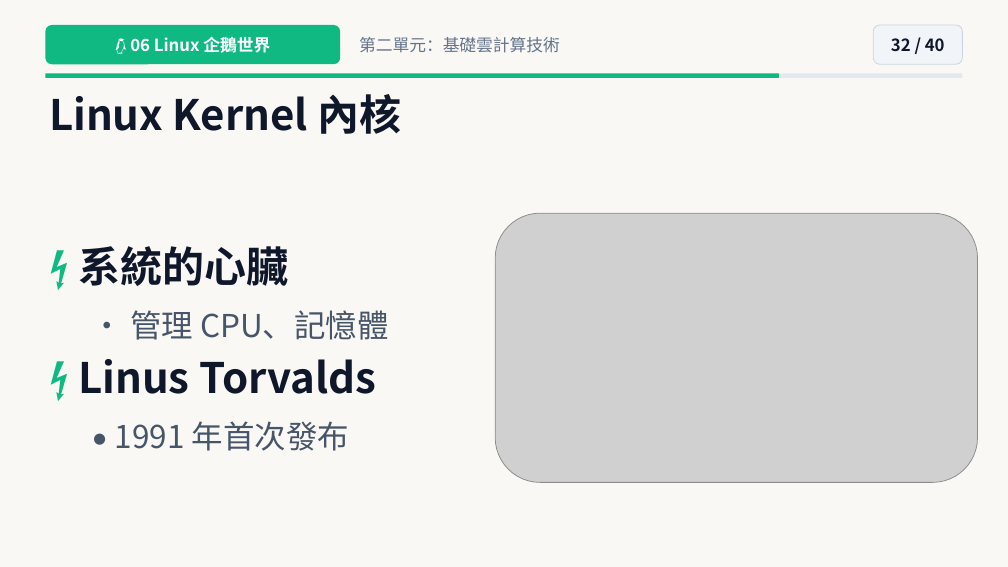
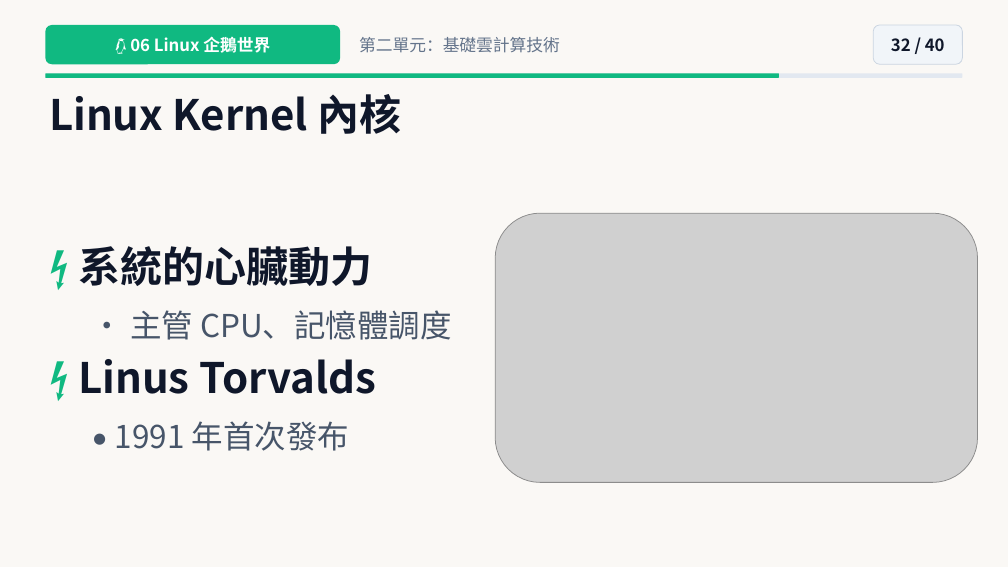
Before and after one commit to joe-ging/seed-cloud-curriculum, a slide deck: slide 32 of downloads/Deck01_Cloud_Level2_NextGen_Pixar_Theme.pptx. Drawn at 1008x567 pixels with LibreOffice and Linux fonts; fonts in the diff are those of the drawing; grey boxes stand for pictures. Boxes give left, top, right and bottom in pixels: in the first picture for what was removed or moved away, otherwise in the second. Text is boxed around its words. In the diff, an @@ line names an element or a change of style, - is before the commit and + after.

```diff
--- a/downloads/Deck01_Cloud_Level2_NextGen_Pixar_Theme.pptx
+++ b/downloads/Deck01_Cloud_Level2_NextGen_Pixar_Theme.pptx
@@ text at [78, 246, 452, 340]: text changed @@
-⚡ 系統的心臟
-• 管理 CPU、記憶體
+⚡ 系統的心臟動力
+• 主管 CPU、記憶體調度
```
Also in this commit, not shown: 22 other slides changed, 24 other files.
